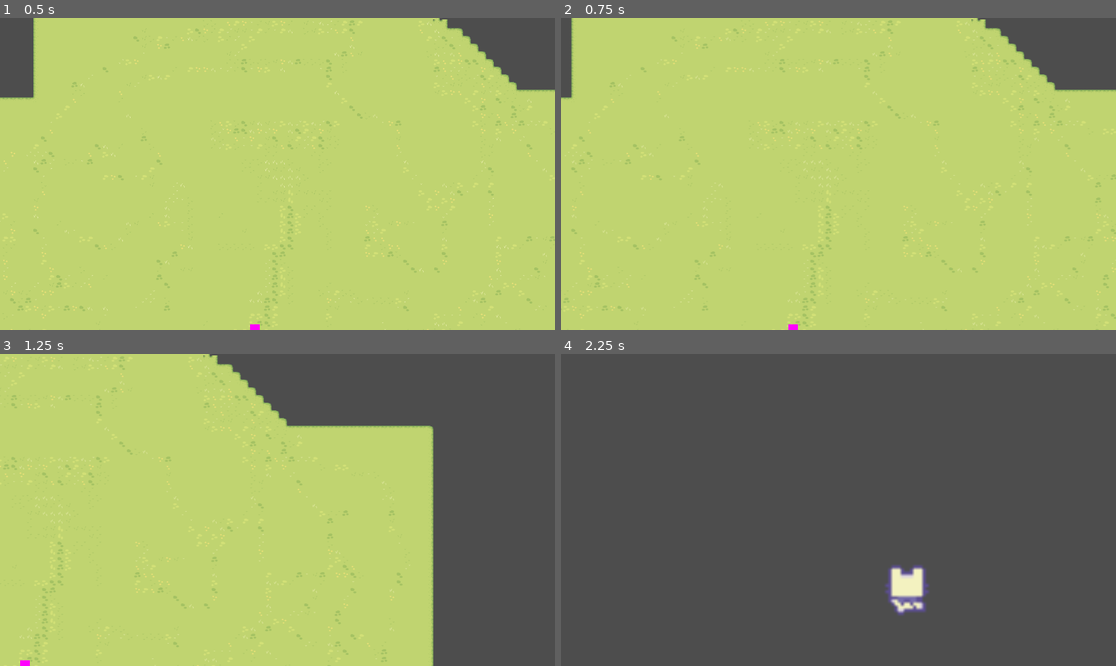
Above: before the commit, frames 1-4 (two rows, left to right).
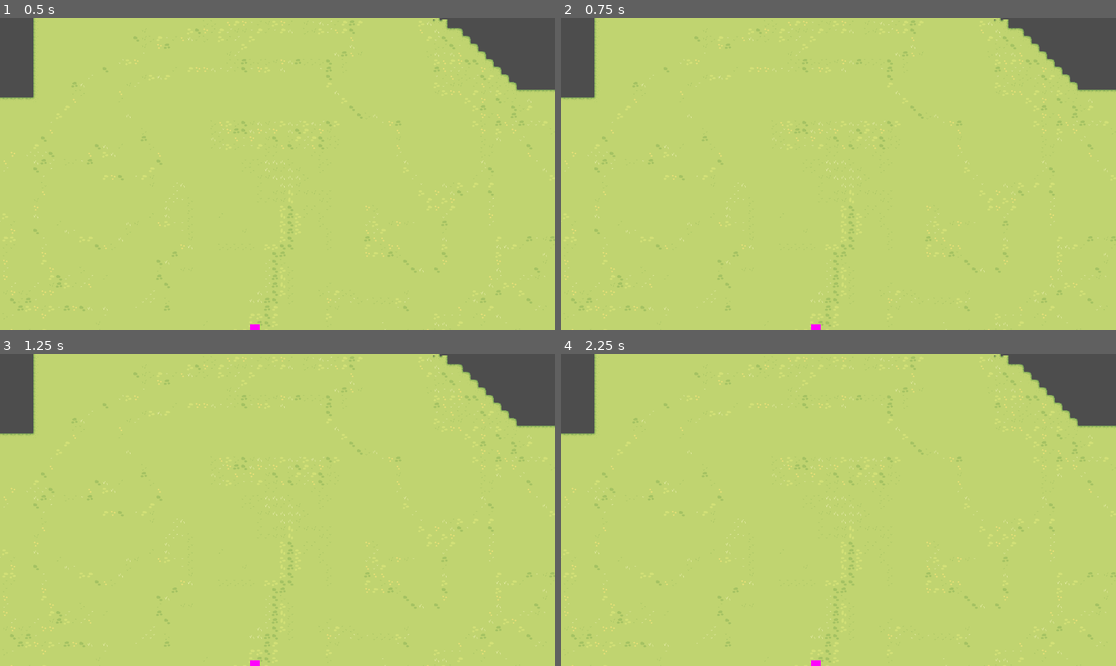
Above: after the commit, the same moments.

Repository: pick-ax-e/Mini-Jam-156-Jame-Gam-29
Game: Godot game, scene res://scenes/main.tscn
Two runs of this game, one before a commit and one after it. Both use one fixed random seed, a clock stepped at 60 frames per second and the inputs below.
Inputs:
- Up to frame 1 (0.5 s): no input
- Up to frame 2 (0.75 s): tap Enter at 0.5 s; hold D (moveRight) from 0.53 s (still down)
- Up to frame 3 (1.25 s): keep holding D (moveRight)
- Up to frame 4 (2.25 s): release D (moveRight) at 1.28 s; hold S (moveBack) 1.28-2.03 s; hold D (moveRight) from 2.03 s (still down)

Frame 1 is identical in both runs. In frame 2, 4.3% of the frame differs, in the area x 0-100%, y 0-100%; in frame 3, 30%; in frame 4, 96%.
Error in both runs: Invalid access to property or key 'global_position' on a base object of type 'null instance'. (res://scripts/enemy/basic_enemy.gd:26)

Commit message:
System for choosing animation of best fit

Diff:
--- a/scenes/player.tscn
+++ b/scenes/player.tscn
@@ -93,6 +93,7 @@
 
 [node name="Player" type="CharacterBody2D"]
 collision_layer = 4
+motion_mode = 1
 script = ExtResource("1_8721r")
 
 [node name="CollisionShape2D" type="CollisionShape2D" parent="."]
--- a/scripts/Player/player.gd
+++ b/scripts/Player/player.gd
@@ -4,26 +4,38 @@
 const friction = 0.925
 const noInputFriction = 0.8
 const responsivenessMultiplier = 3
+
 var wishDir: Vector2 = Vector2.ZERO
+var animatedSprite: AnimatedSprite2D
+
+var animationsDir = [Vector2.DOWN,Vector2.LEFT,Vector2.RIGHT,Vector2.UP] #lists the desired wishDir that fits the animation best
 
 
 func _ready():
 	Singleton.player_node = get_tree().get_first_node_in_group("player")
+	animatedSprite = $AnimatedSprite2D
 
 func _physics_process(delta):
 	#handlePlayerAttacks()
 	handlePlayerMovement()
-	#handlePlayerAnimations()
+	handlePlayerAnimations()
 
-#func handlePlayerAnimation():
+func handlePlayerAnimations():
+	#find the correct animation to use
+	var bestFit: Vector2 = Vector2.ZERO
+	for dir in animationsDir:
+		if dir.dot(wishDir) > bestFit.dot(wishDir):
+			bestFit = dir
+
+
 
 
 #func handlePlayerAttacks():
 
 
 func handlePlayerMovement():
-	wishDir.x = Input.get_axis("moveLeft","moveRight")
-	wishDir.y = Input.get_axis("moveForward","moveBack")
+	wishDir.x = Input.get_axis("move_left","move_right")
+	wishDir.y = Input.get_axis("move_forward","move_back")
 	wishDir = wishDir.normalized()
 
 	#if nothing pressed apply no input friction
